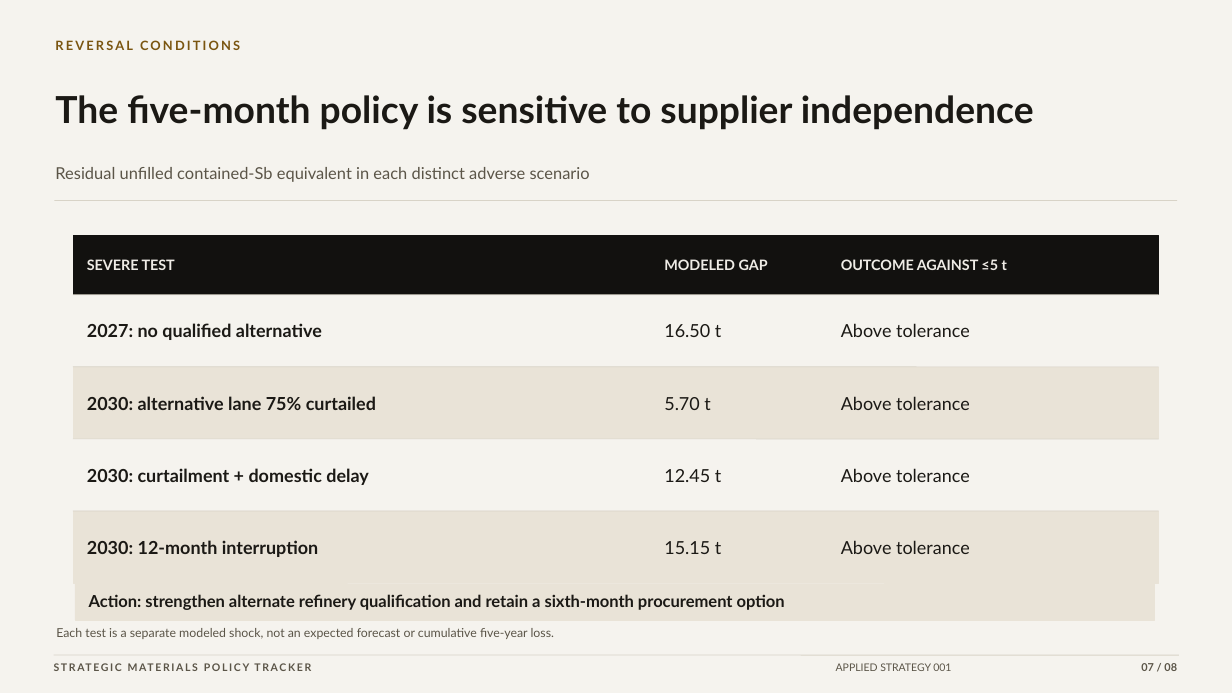
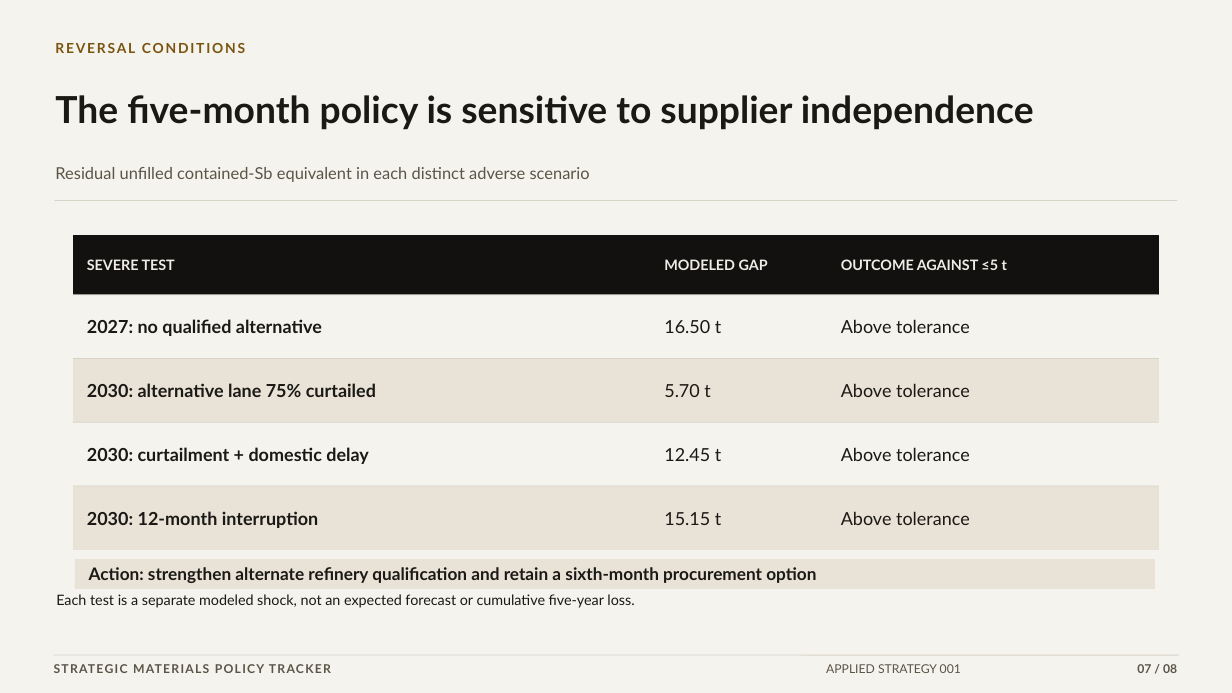
Before and after one commit to VSSpowerlifting/strategic-materials-policy-tracker, a slide deck: slide 7 of public/research/applied-001/antimony-supply-resilience-archivo-executive.pptx. Drawn at 1232x693 pixels with LibreOffice and Linux fonts; fonts in the diff are those of the drawing. Boxes give left, top, right and bottom in pixels: in the first picture for what was removed or moved away, otherwise in the second. Text is boxed around its words. In the diff, an @@ line names an element or a change of style, - is before the commit and + after.

```diff
--- a/public/research/applied-001/antimony-supply-resilience-archivo-executive.pptx
+++ b/public/research/applied-001/antimony-supply-resilience-archivo-executive.pptx
@@ text "REVERSAL CONDITIONS" at (55,43,245,53): size 10 to 10.8 pt, letter spacing 1.7 to 1.4 pt @@
@@ rectangle: place and size @@
-rectangle at (73,295,1159,367)
+rectangle at (73,295,1159,359)
@@ text "2027: no qualified alternative": place and size @@
-text "2027: no qualified alternative" at (87,323,322,340)
+text "2027: no qualified alternative" at (87,319,322,336)
@@ text "16.50 t": place and size @@
-text "16.50 t" at (664,324,721,337)
+text "16.50 t" at (664,320,721,333)
@@ text "Above tolerance": place and size @@
-text "Above tolerance" at (841,323,970,337)
+text "Above tolerance" at (841,319,970,333)
@@ line moved from (73, 367) - (1159, 367) to (73, 359) - (1159, 359) @@
@@ rectangle: place and size @@
-rectangle at (73,367,1159,439)
+rectangle at (73,359,1159,422)
@@ text "2030: alternative lane 75% curtailed": place and size @@
-text "2030: alternative lane 75% curtailed" at (87,396,376,410)
+text "2030: alternative lane 75% curtailed" at (87,383,376,397)
@@ text "5.70 t": place and size @@
-text "5.70 t" at (664,397,710,410)
+text "5.70 t" at (664,384,710,397)
@@ text "Above tolerance": place and size @@
-text "Above tolerance" at (841,396,970,410)
+text "Above tolerance" at (841,383,970,397)
@@ line moved from (73, 439) - (1159, 439) to (73, 422) - (1159, 422) @@
@@ rectangle: place and size @@
-rectangle at (73,439,1159,511)
+rectangle at (73,422,1159,486)
@@ text "2030: curtailment + domestic delay": place and size @@
-text "2030: curtailment + domestic delay" at (87,468,369,485)
+text "2030: curtailment + domestic delay" at (87,447,369,464)
@@ text "12.45 t": place and size @@
-text "12.45 t" at (664,469,721,482)
+text "12.45 t" at (664,448,721,461)
@@ text "Above tolerance": place and size @@
-text "Above tolerance" at (841,468,970,482)
+text "Above tolerance" at (841,447,970,461)
@@ line moved from (73, 511) - (1159, 511) to (73, 486) - (1159, 486) @@
@@ proportions changed in 5 elements at (73,295,1159,359), (73,359,1159,422), (73,422,1159,486), (75,559,1154,589), (73,486,1159,550) @@
@@ rectangle: place and size @@
-rectangle at (73,511,1159,583)
+rectangle at (73,486,1159,550)
@@ text "2030: 12-month interruption": place and size @@
-text "2030: 12-month interruption" at (87,540,319,557)
+text "2030: 12-month interruption" at (87,511,319,528)
@@ text "15.15 t": place and size @@
-text "15.15 t" at (664,541,721,554)
+text "15.15 t" at (664,512,721,525)
@@ text "Above tolerance": place and size @@
-text "Above tolerance" at (841,540,970,554)
+text "Above tolerance" at (841,511,970,525)
@@ rectangle: place and size @@
-rectangle at (75,584,1154,620)
+rectangle at (75,559,1154,589)
@@ text "Action: strengthen alternate refinery qualification ...": place and size @@
-text "Action: strengthen alternate refinery qualification ..." at (89,594,785,610)
+text "Action: strengthen alternate refinery qualification ..." at (89,567,816,583)
@@ text "Action: strengthen alternate refinery qualification ..." at (89,567,816,583): size 12.9 to 13.4 pt @@
@@ text "Each test is a separate ...": place and size @@
-text "Each test is a separate ..." at (56,628,554,639)
+text "Each test is a separate ..." at (56,594,634,608)
@@ text "Each test is a separate ..." at (56,594,634,608): size 9.6 to 11.2 pt, text colour #5B5548 to #1B1915 @@
@@ text "STRATEGIC MATERIALS POLICY TRACKER" at (54,660,479,678): size 8.2 to 9.5 pt, letter spacing 1.3 to 1 pt @@
@@ text "APPLIED STRATEGY 001" at (826,664,961,673): size 8.2 to 9.5 pt @@
@@ text "07 / 08" at (1137,664,1177,673): size 8.5 to 9.5 pt @@
```
Also in this commit, not shown: 7 other slides changed, 4 other files.
